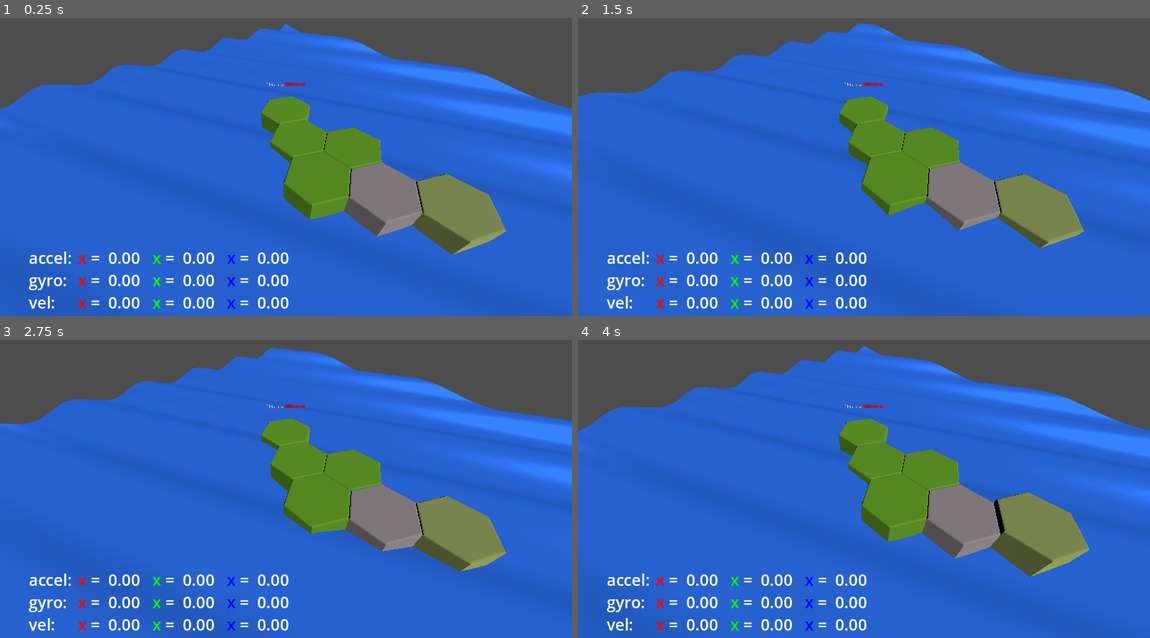
Above: before the commit, frames 1-4 (two rows, left to right).
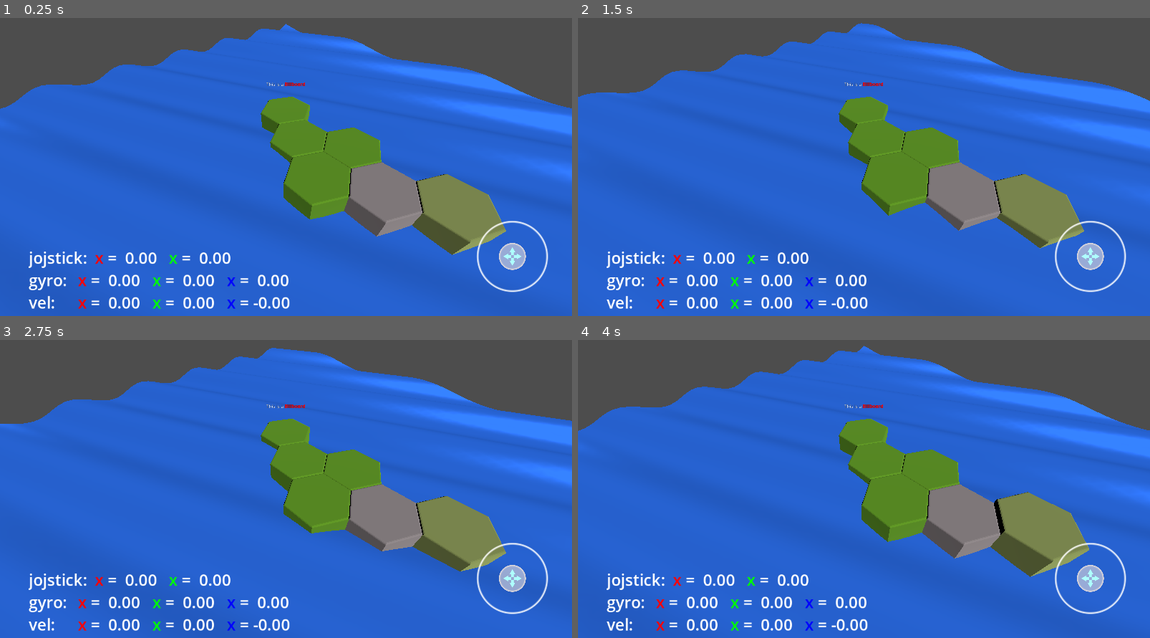
Above: after the commit, the same moments.

Repository: zetadin/HexWorld
Game: Godot game, scene res://scenes/hex_test.tscn
Two runs of this game, one before a commit and one after it. Both use one fixed random seed, a clock stepped at 60 frames per second and the inputs below.
Inputs (mouse positions are in pixels of both pictures, inside the frame that each line leads up to):
- Up to frame 1 (0.25 s): no input
- Up to frame 2 (1.5 s): move the mouse to (989, 140) at 0.52 s; click (989, 140) at 0.67 s; move the mouse to (749, 169) at 1.27 s; click (749, 169) at 1.42 s
- Up to frame 3 (2.75 s): move the mouse to (343, 405) at 2.02 s; click (343, 405) at 2.17 s
- Up to frame 4 (4 s): move the mouse to (835, 542) at 2.77 s; click (835, 542) at 2.92 s; move the mouse to (1035, 524) at 3.52 s; click (1035, 524) at 3.67 s

The runs differ from the first frame. In frame 1, 1.7% of the frame differs, in the area x 5-96%, y 68-98%; in frame 2, 1.7%; in frame 3, 1.7%; in frame 4, 1.7%.

Commit message:
Virtual joystick to control movement

Diff:
--- /dev/null
+++ b/assets/joystick/joystick.svg
@@ -0,0 +1,236 @@
+<?xml version="1.0" encoding="UTF-8" standalone="no"?>
+<!-- Created with Inkscape (http://www.inkscape.org/) -->
+
+<svg
+   width="210mm"
+   height="297mm"
+   viewBox="0 0 210 297"
+   version="1.1"
+   id="svg1"
+   inkscape:version="1.4 (86a8ad7, 2024-10-11)"
+   sodipodi:docname="joystick.svg"
+   xmlns:inkscape="http://www.inkscape.org/namespaces/inkscape"
+   xmlns:sodipodi="http://sodipodi.sourceforge.net/DTD/sodipodi-0.dtd"
+   xmlns:xlink="http://www.w3.org/1999/xlink"
+   xmlns="http://www.w3.org/2000/svg"
+   xmlns:svg="http://www.w3.org/2000/svg">
+  <sodipodi:namedview
+     id="namedview1"
+     pagecolor="#505050"
+     bordercolor="#ffffff"
+     borderopacity="1"
+     inkscape:showpageshadow="0"
+     inkscape:pageopacity="0"
+     inkscape:pagecheckerboard="1"
+     inkscape:deskcolor="#505050"
+     inkscape:document-units="mm"
+     inkscape:zoom="1.5307255"
+     inkscape:cx="375.63888"
+     inkscape:cy="475.91813"
+     inkscape:window-width="2560"
+     inkscape:window-height="1417"
+     inkscape:window-x="1912"
+     inkscape:window-y="-8"
+     inkscape:window-maximized="1"
+     inkscape:current-layer="layer1" />
+  <defs
+     id="defs1">
+    <marker
+       style="overflow:visible"
+       id="Triangle"
+       refX="0"
+       refY="0"
+       orient="auto-start-reverse"
+       inkscape:stockid="Triangle arrow"
+       markerWidth="0.35"
+       markerHeight="0.35"
+       viewBox="0 0 1 1"
+       inkscape:isstock="true"
+       inkscape:collect="always"
+       preserveAspectRatio="xMidYMid">
+      <path
+         transform="scale(0.5)"
+         style="fill:context-stroke;fill-rule:evenodd;stroke:context-stroke;stroke-width:1pt"
+         d="M 5.77,0 -2.88,5 V -5 Z"
+         id="path135" />
+    </marker>
+    <linearGradient
+       id="linearGradient21"
+       inkscape:collect="always">
+      <stop
+         style="stop-color:#e3dbdb;stop-opacity:0.60455763;"
+         offset="0.80224717"
+         id="stop21" />
+      <stop
+         style="stop-color:#e3dbdb;stop-opacity:1;"
+         offset="0.9247191"
+         id="stop22" />
+    </linearGradient>
+    <clipPath
+       clipPathUnits="userSpaceOnUse"
+       id="clipPath25">
+      <rect
+         style="fill:#ff0000;stroke:none;stroke-width:3;stroke-linecap:square;stroke-linejoin:miter;paint-order:stroke markers fill;stop-color:#000000"
+         id="rect25-8"
+         width="78"
+         height="45.033199"
+         x="763.61322"
+         y="452.82422" />
+    </clipPath>
+    <clipPath
+       clipPathUnits="userSpaceOnUse"
+       id="clipPath33">
+      <rect
+         style="fill:#000000;stroke:none;stroke-width:0.999995;stroke-linecap:butt;stroke-linejoin:bevel;paint-order:stroke markers fill;stop-color:#000000"
+         id="rect33"
+         width="46.19186"
+         height="80.006783"
+         x="74.999985"
+         y="399.99661" />
+    </clipPath>
+    <linearGradient
+       id="linearGradient1"
+       inkscape:collect="always">
+      <stop
+         style="stop-color:#ffffff;stop-opacity:0;"
+         offset="0.92134827"
+         id="stop3" />
+      <stop
+         style="stop-color:#ffffff;stop-opacity:1;"
+         offset="0.96550566"
+         id="stop1" />
+      <stop
+         style="stop-color:#ffffff;stop-opacity:0;"
+         offset="1"
+         id="stop2" />
+    </linearGradient>
+    <radialGradient
+       inkscape:collect="always"
+       xlink:href="#linearGradient1"
+       id="radialGradient3"
+       cx="129.92223"
+       cy="136.03333"
+       fx="129.92223"
+       fy="136.03333"
+       r="69"
+       gradientUnits="userSpaceOnUse"
+       gradientTransform="matrix(0.92753623,0,0,0.92753623,4.4146541,4.8574873)" />
+    <radialGradient
+       inkscape:collect="always"
+       xlink:href="#linearGradient21"
+       id="radialGradient22"
+       cx="134.94022"
+       cy="141.29578"
+       fx="134.94022"
+       fy="141.29578"
+       r="29.999999"
+       gradientUnits="userSpaceOnUse"
+       gradientTransform="matrix(0.85069522,0,0,0.85069522,11.03523,8.509216)" />
+    <marker
+       style="overflow:visible"
+       id="Triangle-4"
+       refX="0"
+       refY="0"
+       orient="auto-start-reverse"
+       inkscape:stockid="Triangle arrow"
+       markerWidth="0.34999999"
+       markerHeight="0.34999999"
+       viewBox="0 0 1 1"
+       inkscape:isstock="true"
+       inkscape:collect="always"
+       preserveAspectRatio="xMidYMid">
+      <path
+         transform="scale(0.5)"
+         style="fill:context-stroke;fill-rule:evenodd;stroke:context-stroke;stroke-width:1pt"
+         d="M 5.77,0 -2.88,5 V -5 Z"
+         id="path135-8" />
+    </marker>
+    <marker
+       style="overflow:visible"
+       id="Triangle-4-5"
+       refX="0"
+       refY="0"
+       orient="auto-start-reverse"
+       inkscape:stockid="Triangle arrow"
+       markerWidth="0.34999999"
+       markerHeight="0.34999999"
+       viewBox="0 0 1 1"
+       inkscape:isstock="true"
+       inkscape:collect="always"
+       preserveAspectRatio="xMidYMid">
+      <path
+         transform="scale(0.5)"
+         style="fill:context-stroke;fill-rule:evenodd;stroke:context-stroke;stroke-width:1pt"
+         d="M 5.77,0 -2.88,5 V -5 Z"
+         id="path135-8-1" />
+    </marker>
+    <marker
+       style="overflow:visible"
+       id="Triangle-4-5-2"
+       refX="0"
+       refY="0"
+       orient="auto-start-reverse"
+       inkscape:stockid="Triangle arrow"
+       markerWidth="0.34999999"
+       markerHeight="0.34999999"
+       viewBox="0 0 1 1"
+       inkscape:isstock="true"
+       inkscape:collect="always"
+       preserveAspectRatio="xMidYMid">
+      <path
+         transform="scale(0.5)"
+         style="fill:context-stroke;fill-rule:evenodd;stroke:context-stroke;stroke-width:1pt"
+         d="M 5.77,0 -2.88,5 V -5 Z"
+         id="path135-8-1-7" />
+    </marker>
+  </defs>
+  <g
+     inkscape:label="Layer 1"
+     inkscape:groupmode="layer"
+     id="layer1">
+    <circle
+       style="fill:none;fill-opacity:1;stroke:url(#radialGradient3);stroke-width:9.27536;stroke-dasharray:none"
+       id="path1"
+       cx="124.92223"
+       cy="131.03333"
+       r="59.36232"
+       inkscape:export-filename="hub.png"
+       inkscape:export-xdpi="96"
+       inkscape:export-ydpi="96" />
+    <g
+       id="g25"
+       inkscape:export-filename="button.png"
+       inkscape:export-xdpi="96"
+       inkscape:export-ydpi="96">
+      <circle
+         style="fill:url(#radialGradient22);fill-opacity:1;fill-rule:nonzero;stroke:none;stroke-width:3.04172;stroke-dasharray:none;stroke-opacity:1"
+         id="path3"
+         cx="125.82822"
+         cy="128.70886"
+         r="24" />
+      <g
+         id="g24">
+        <path
+           style="fill:none;fill-opacity:1;fill-rule:nonzero;stroke:#aefffd;stroke-width:4.71487;stroke-dasharray:none;stroke-opacity:1;marker-end:url(#Triangle)"
+           d="m 125.83058,126.34533 v -8.25974"
+           id="path22"
+           sodipodi:nodetypes="cc" />
+        <path
+           style="fill:none;fill-opacity:1;fill-rule:nonzero;stroke:#aefffd;stroke-width:4.71487;stroke-dasharray:none;stroke-opacity:1;marker-end:url(#Triangle-4)"
+           d="m 125.82941,131.07241 v 8.25974"
+           id="path22-2"
+           sodipodi:nodetypes="cc" />
+        <path
+           style="fill:none;fill-opacity:1;fill-rule:nonzero;stroke:#aefffd;stroke-width:4.71487;stroke-dasharray:none;stroke-opacity:1;marker-end:url(#Triangle-4-5)"
+           d="m 123.46028,128.70035 h -8.25975"
+           id="path22-2-1"
+           sodipodi:nodetypes="cc" />
+        <path
+           style="fill:none;fill-opacity:1;fill-rule:nonzero;stroke:#aefffd;stroke-width:4.715;stroke-dasharray:none;stroke-opacity:1;marker-end:url(#Triangle-4-5-2)"
+           d="m 128.19617,128.70378 h 8.25974"
+           id="path22-2-1-1"
+           sodipodi:nodetypes="cc" />
+      </g>
+    </g>
+  </g>
+</svg>
--- /dev/null
+++ b/assets/joystick/virtual_joystick.gd
@@ -0,0 +1,41 @@
+extends Node2D
+var pressed = false
+@export var output : Vector2
+@export var deadzone = 5
+@export var range = 70
+
+
+# Called when the node enters the scene tree for the first time.
+func _ready() -> void:
+	var screen_size = get_viewport_rect().size
+	self.global_position = screen_size - Vector2(120,120)
+	pass # Replace with function body.
+
+
+# Called every frame. 'delta' is the elapsed time since the previous frame.
+func _process(delta: float) -> void:
+	if(self.pressed):
+		var dx = get_global_mouse_position() - self.global_position
+		var l = dx.length()
+		if(l>self.range):
+			dx = dx * (self.range / l)
+		$Knob.global_position = self.global_position + dx
+
+		if(l>self.deadzone):
+			self.output =  dx * (1-(self.deadzone/l))
+			self.output = self.output.normalized()
+			self.output.y = -self.output.y # flip y value so top is positive
+		else:
+			self.output = Vector2(0,0)
+
+	else:
+		$Knob.global_position = lerp($Knob.global_position, self.global_position, delta*10)
+		self.output = Vector2(0,0)
+
+
+func _on_button_button_down() -> void:
+	self.pressed = true
+
+
+func _on_button_button_up() -> void:
+	self.pressed = false
--- /dev/null
+++ b/assets/joystick/virtual_joystick.tscn
@@ -0,0 +1,24 @@
+[gd_scene load_steps=4 format=3 uid="uid://hwysttj1472o"]
+
+[ext_resource type="Script" path="res://assets/joystick/virtual_joystick.gd" id="1_ucqlq"]
+[ext_resource type="Texture2D" uid="uid://bbe7tsoecxlxc" path="res://assets/joystick/hub.png" id="2_xbh88"]
+[ext_resource type="Texture2D" uid="uid://cxi8pdfp6mmyw" path="res://assets/joystick/button.png" id="3_klxh8"]
+
+[node name="VirtualJoystick" type="Node2D"]
+script = ExtResource("1_ucqlq")
+
+[node name="Hub" type="Sprite2D" parent="."]
+texture = ExtResource("2_xbh88")
+
+[node name="Knob" type="Sprite2D" parent="."]
+texture = ExtResource("3_klxh8")
+
+[node name="Button" type="Button" parent="."]
+modulate = Color(1, 1, 1, 0)
+offset_left = -239.0
+offset_top = -239.0
+offset_right = 239.0
+offset_bottom = 239.0
+
+[connection signal="button_down" from="Button" to="." method="_on_button_button_down"]
+[connection signal="button_up" from="Button" to="." method="_on_button_button_up"]
--- a/scenes/camera_3d.gd
+++ b/scenes/camera_3d.gd
@@ -1,5 +1,6 @@
 extends Camera3D
 @export var velocity = Vector3()
+@export var maxSpeed = 10
 
 # Called when the node enters the scene tree for the first time.
 func _ready() -> void:
@@ -19,7 +20,9 @@
 	HUD_text_box.position.y = vp.y - 5 - HUD_text_box.size.y
 	HUD_text_box.text=""
 	HUD_text_box.push_font_size(32)
-	HUD_text_box.append_text("accel: \t[color=red]x[/color] = %5.2f \t[color=green]x[/color] = %5.2f \t[color=blue]x[/color] = %5.2f\n" % [accel.x, accel.y, accel.z])
+	#HUD_text_box.append_text("accel: \t[color=red]x[/color] = %5.2f \t[color=green]x[/color] = %5.2f \t[color=blue]x[/color] = %5.2f\n" % [accel.x, accel.y, accel.z])
+	var joystick = $"../HUD/VirtualJoystick"
+	HUD_text_box.append_text("jojstick: \t[color=red]x[/color] = %5.2f \t[color=green]x[/color] = %5.2f\n" % [joystick.output.x, joystick.output.y])
 	HUD_text_box.append_text("gyro:  \t[color=red]x[/color] = %5.2f \t[color=green]x[/color] = %5.2f \t[color=blue]x[/color] = %5.2f\n" % [gyro.x, gyro.y, gyro.z])
 	HUD_text_box.append_text("vel:     \t[color=red]x[/color] = %5.2f \t[color=green]x[/color] = %5.2f \t[color=blue]x[/color] = %5.2f" % [self.velocity.x, self.velocity.y, self.velocity.z])
 	HUD_text_box.pop()
@@ -33,8 +36,15 @@
 	rotate = rotate.rotated(old_basis.z, gyro.z * delta)
 	self.transform.basis = rotate*old_basis
 
+	var forward = -global_transform.basis.z
+	var right = global_transform.basis.x
+	self.velocity = $"../HUD/VirtualJoystick".output.y * forward * self.maxSpeed
+	self.velocity += $"../HUD/VirtualJoystick".output.x * right * self.maxSpeed
+
+
+
 	#self.velocity += old_basis.x * accel.x * delta *1
 	#self.velocity += old_basis.y * accel.y * delta *1
 	#self.velocity += old_basis.z * accel.z * delta *1
 	#
-	#self.position += self.velocity * delta
+	self.position += self.velocity * delta
--- a/scenes/hex_test.tscn
+++ b/scenes/hex_test.tscn
@@ -10,6 +10,7 @@
 [ext_resource type="Material" uid="uid://bkmbd3wlxdd8g" path="res://assets/materials/Hex_Mountain_material.tres" id="4_blpdv"]
 [ext_resource type="Material" uid="uid://blrevnfqgfddy" path="res://assets/materials/Hex_Forest_material.tres" id="5_h3pne"]
 [ext_resource type="Script" path="res://scenes/billboard_script.gd" id="11_5njpe"]
+[ext_resource type="PackedScene" uid="uid://hwysttj1472o" path="res://assets/joystick/virtual_joystick.tscn" id="11_78abx"]
 
 [sub_resource type="GDScript" id="GDScript_xtdjs"]
 script/source = "extends StaticBody3D
@@ -227,3 +228,7 @@
 text = "blabfidabngqowem"
 fit_content = true
 scroll_active = false
+
+[node name="VirtualJoystick" parent="HUD" instance=ExtResource("11_78abx")]
+position = Vector2(1060, 556)
+scale = Vector2(0.3, 0.3)
Binary file added: assets/joystick/button.png
Binary file added: assets/joystick/hub.png
Not shown: 1 places in scenes/hex_test.tscn that only renumber resources
